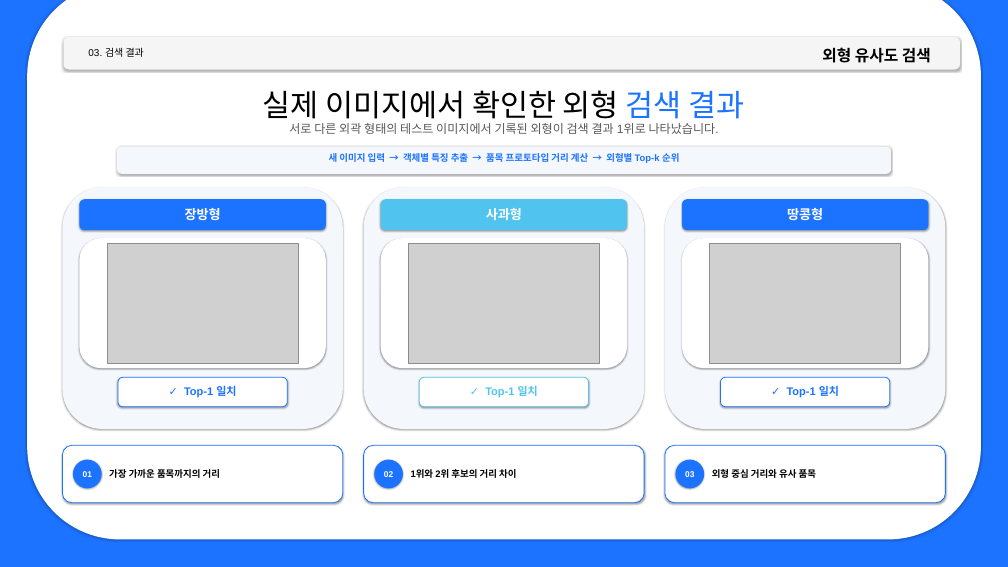
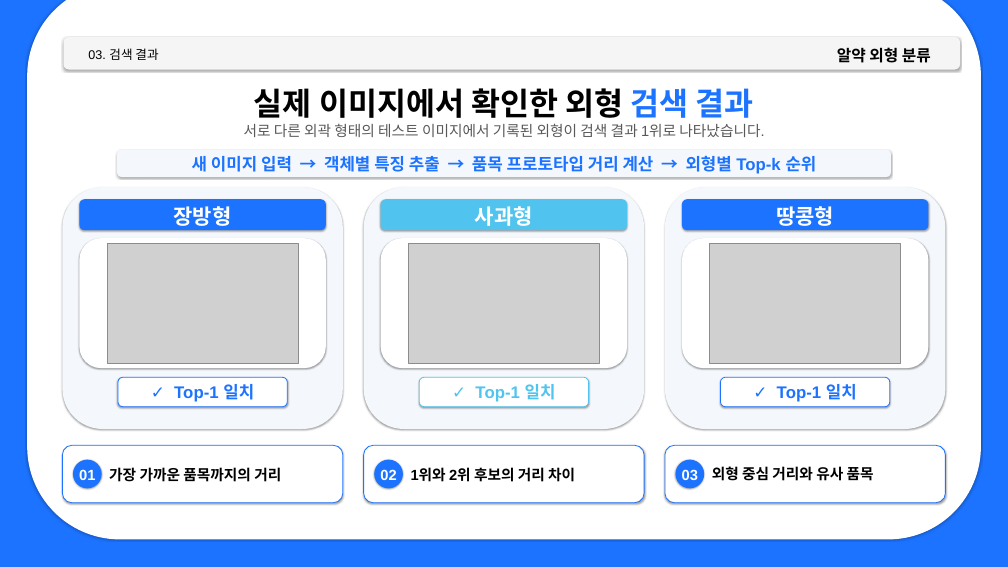
Before and after one commit to dx83/deeplearning_documents, a slide deck: slide 5 of project2/ppt_proj2.pptx (slide 4 before the commit). Drawn at 1008x567 pixels with LibreOffice and Linux fonts; fonts in the diff are those of the drawing; grey boxes stand for pictures. Boxes give left, top, right and bottom in pixels: in the first picture for what was removed or moved away, otherwise in the second. Text is boxed around its words. In the diff, an @@ line names an element or a change of style, - is before the commit and + after.

```diff
--- a/project2/ppt_proj2.pptx
+++ b/project2/ppt_proj2.pptx
@@ text "03. 검색 결과" at (88,48,158,60): size 19 to 24 pt @@
@@ text at (837,47,931,63): text changed @@
-외형 유사도 검색
+알약 외형 분류
@@ text "실제 이미지에서 확인한 외형 검색 ..." at (254,88,753,124): size 58 to 60 pt, bold on @@
@@ text "서로 다른 외곽 형태의 테스트 ..." at (244,123,764,137): size 23 to 28 pt @@
@@ text "새 이미지 입력 → 객체별 ..." at (192,156,817,174): size 18 to 32 pt @@
@@ size 25 to 40 pt in 3 elements at (174,206,232,226), (475,206,533,226), (776,206,834,226) @@
@@ size 21 to 32 pt in 3 elements at (174,384,254,402), (475,384,556,402), (777,384,857,402) @@
@@ size 18 to 28 pt in 3 elements at (712,466,874,481), (109,467,281,482), (411,467,575,482) @@
@@ size 16 to 28 pt in 3 elements at (79,469,95,480), (380,469,396,480), (682,470,698,480) @@
```
Also in this commit, not shown: 5 other slides changed, 1 slide added, 3 other files.
